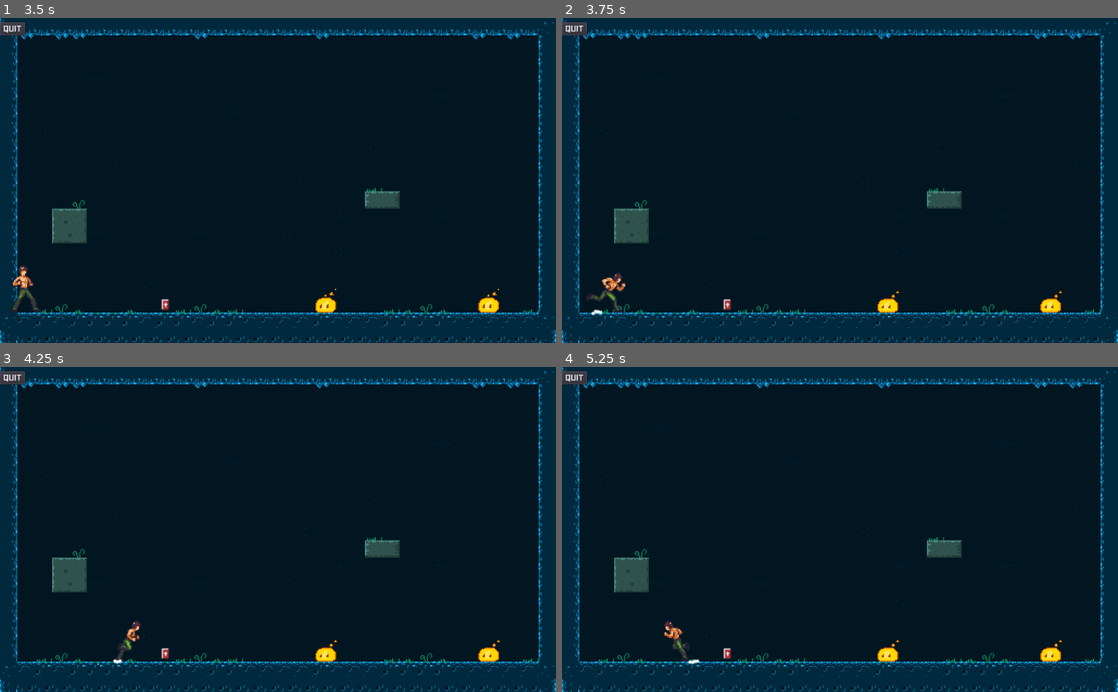
Above: before the commit, frames 1-4 (two rows, left to right).
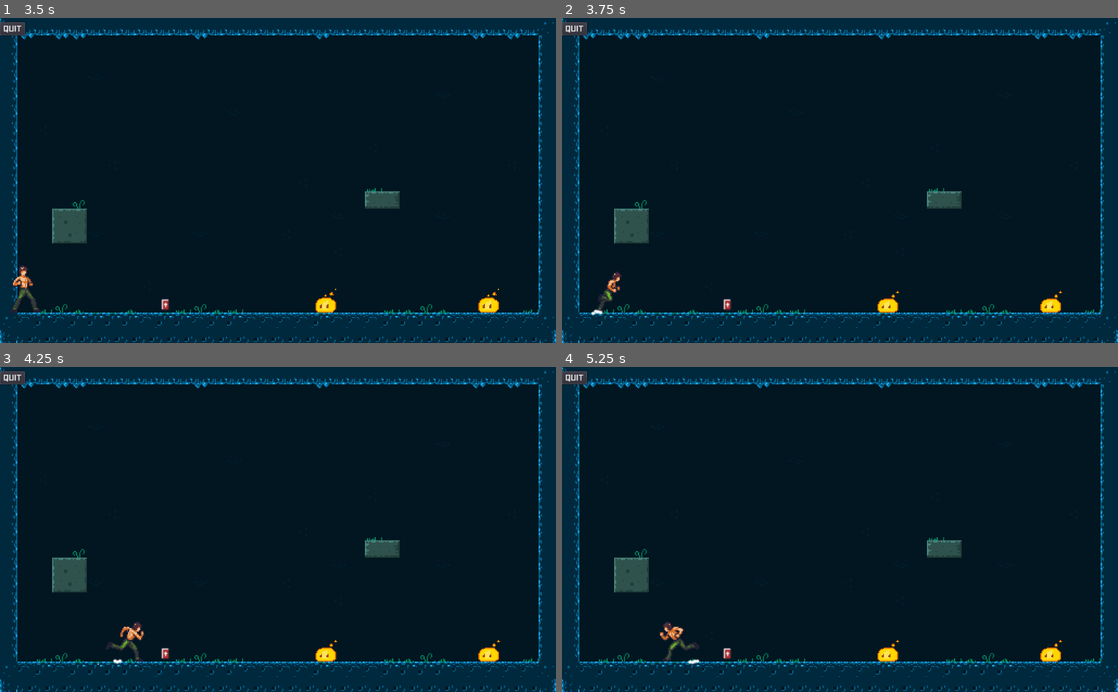
Above: after the commit, the same moments.

Repository: isabellaboone/Godot-Game
Game: Godot game, scene res://Runner.tscn
The game is run twice, just before and just after one commit, with the same random seed, the same clock (stepped at 60 frames per second) and the same inputs.
Inputs (mouse positions are in pixels of both pictures, inside the frame that each line leads up to):
- Up to frame 1 (3.5 s): click "PLAY" at 0.5 s; move the mouse to (400, 164) at 1.27 s; press the mouse at (400, 164) at 1.28 s; hold D (move_right) 1.28-2.03 s; tap W (jump) at 1.52, 2.27 s; move the mouse to (166, 196) at 2.02 s; release the mouse at (166, 196) at 2.03 s; hold S (down) 2.03-2.78 s; click (166, 196) at 2.1 s; move the mouse to (333, 109) at 2.77 s; press the mouse at (333, 109) at 2.78 s; hold D (move_right) from 2.78 s (still down)
- Up to frame 2 (3.75 s): keep holding D (move_right); move the mouse to (812, 245) at 3.52 s; release the mouse at (812, 245) at 3.53 s; click (812, 245) at 3.6 s
- Up to frame 3 (4.25 s): keep holding D (move_right); tap W (jump) at 3.77 s
- Up to frame 4 (5.25 s): move the mouse to (1006, 578) at 4.27 s; release D (move_right) at 4.28 s; press the mouse at (1006, 578) at 4.28 s; hold A (move_left) from 4.28 s (still down); tap W (jump) at 4.52 s; move the mouse to (673, 480) at 5.02 s; release the mouse at (673, 480) at 5.03 s; click (673, 480) at 5.1 s

Frame 1 is identical in both runs. In frame 2, 0.3% of the frame differs, in the area x 4-12%, y 77-91%; in frame 3, 0.3%; in frame 4, 0.3%.

Commit message:
Added punch sfx when punching

Diff:
--- a/Player.gd
+++ b/Player.gd
@@ -78,6 +78,9 @@
 	stand .visible = false;
 	punch.visible = true
 	get_node("Punch_HitBox/punch_collision").disabled = false
+	# We could make this only play when it actually hits, but for now it works
+	if($Punch_SFX.playing == false):
+		$Punch_SFX.play()
 	punch.play();
 	yield(punch, "animation_finished")
 	get_node("Punch_HitBox/punch_collision").disabled = true
--- a/Player.tscn
+++ b/Player.tscn
@@ -1,63 +1,64 @@
-[gd_scene load_steps=24 format=2]
+[gd_scene load_steps=25 format=2]
 
 [ext_resource path="res://Player.gd" type="Script" id=1]
 [ext_resource path="res://Assets/Player/player/player-spritemap-v9-greenpants.png" type="Texture" id=2]
 [ext_resource path="res://Assets/Player/particle/dust.png" type="Texture" id=3]
+[ext_resource path="res://Assets/SFX/punch.wav" type="AudioStream" id=4]
 
 [sub_resource type="RectangleShape2D" id=1]
 extents = Vector2( 7.61488, 21.9112 )
 
 [sub_resource type="AtlasTexture" id=2]
 atlas = ExtResource( 2 )
-region = Rect2( 0, 150, 46, 50 )
+region = Rect2( 0, 0, 46, 50 )
 
 [sub_resource type="AtlasTexture" id=3]
 atlas = ExtResource( 2 )
-region = Rect2( 46, 150, 46, 50 )
+region = Rect2( 0, 150, 46, 50 )
 
 [sub_resource type="AtlasTexture" id=4]
 atlas = ExtResource( 2 )
-region = Rect2( 92, 150, 46, 50 )
+region = Rect2( 46, 150, 46, 50 )
 
 [sub_resource type="AtlasTexture" id=5]
 atlas = ExtResource( 2 )
-region = Rect2( 138, 150, 46, 50 )
+region = Rect2( 92, 150, 46, 50 )
 
 [sub_resource type="AtlasTexture" id=6]
 atlas = ExtResource( 2 )
-region = Rect2( 184, 150, 46, 50 )
+region = Rect2( 138, 150, 46, 50 )
 
 [sub_resource type="AtlasTexture" id=7]
 atlas = ExtResource( 2 )
-region = Rect2( 230, 150, 46, 50 )
+region = Rect2( 184, 150, 46, 50 )
 
 [sub_resource type="AtlasTexture" id=8]
 atlas = ExtResource( 2 )
-region = Rect2( 276, 150, 46, 50 )
+region = Rect2( 230, 150, 46, 50 )
 
 [sub_resource type="AtlasTexture" id=9]
 atlas = ExtResource( 2 )
-region = Rect2( 322, 150, 46, 50 )
+region = Rect2( 276, 150, 46, 50 )
 
 [sub_resource type="AtlasTexture" id=10]
 atlas = ExtResource( 2 )
-region = Rect2( 92, 0, 46, 50 )
+region = Rect2( 322, 150, 46, 50 )
 
 [sub_resource type="AtlasTexture" id=11]
 atlas = ExtResource( 2 )
-region = Rect2( 138, 0, 46, 50 )
+region = Rect2( 92, 0, 46, 50 )
 
 [sub_resource type="AtlasTexture" id=12]
 atlas = ExtResource( 2 )
-region = Rect2( 184, 0, 46, 50 )
+region = Rect2( 138, 0, 46, 50 )
 
 [sub_resource type="AtlasTexture" id=13]
 atlas = ExtResource( 2 )
-region = Rect2( 230, 0, 46, 50 )
+region = Rect2( 184, 0, 46, 50 )
 
 [sub_resource type="AtlasTexture" id=14]
 atlas = ExtResource( 2 )
-region = Rect2( 0, 0, 46, 50 )
+region = Rect2( 230, 0, 46, 50 )
 
 [sub_resource type="AtlasTexture" id=15]
 atlas = ExtResource( 2 )
@@ -65,20 +66,20 @@
 
 [sub_resource type="SpriteFrames" id=16]
 animations = [ {
-"frames": [ SubResource( 2 ), SubResource( 3 ), SubResource( 4 ), SubResource( 5 ), SubResource( 6 ), SubResource( 7 ), SubResource( 8 ), SubResource( 9 ) ],
+"frames": [ SubResource( 2 ) ],
+"loop": true,
+"name": "stand",
+"speed": 5.0
+}, {
+"frames": [ SubResource( 3 ), SubResource( 4 ), SubResource( 5 ), SubResource( 6 ), SubResource( 7 ), SubResource( 8 ), SubResource( 9 ), SubResource( 10 ) ],
 "loop": true,
 "name": "run",
 "speed": 12.0
 }, {
-"frames": [ SubResource( 10 ), SubResource( 11 ), SubResource( 12 ), SubResource( 13 ) ],
+"frames": [ SubResource( 11 ), SubResource( 12 ), SubResource( 13 ), SubResource( 14 ) ],
 "loop": true,
 "name": "punch",
 "speed": 8.0
-}, {
-"frames": [ SubResource( 14 ) ],
-"loop": true,
-"name": "stand",
-"speed": 5.0
 }, {
 "frames": [ SubResource( 15 ) ],
 "loop": true,
@@ -117,7 +118,7 @@
 visible = false
 frames = SubResource( 16 )
 animation = "run"
-frame = 7
+frame = 5
 playing = true
 centered = false
 
@@ -171,5 +172,9 @@
 position = Vector2( 38, 23 )
 shape = SubResource( 20 )
 disabled = true
+
+[node name="Punch_SFX" type="AudioStreamPlayer2D" parent="."]
+stream = ExtResource( 4 )
+volume_db = 1.0
 [connection signal="area_entered" from="Punch_HitBox" to="." method="_on_Punch_HitBox_area_entered"]
 [connection signal="area_shape_entered" from="Punch_HitBox" to="." method="_on_Punch_HitBox_area_shape_entered"]
--- a/UI.tscn
+++ b/UI.tscn
@@ -29,6 +29,7 @@
 [node name="Button" type="Button" parent="CenterContainer/VBoxContainer"]
 margin_right = 46.0
 margin_bottom = 24.0
+mouse_default_cursor_shape = 2
 custom_fonts/font = SubResource( 1 )
 text = "Quit"
 [connection signal="pressed" from="CenterContainer/VBoxContainer/Button" to="." method="_on_Button_pressed"]
Not shown, added: Assets/SFX/punch.wav.import
Not shown, added: Assets/SFX/punch.wav
